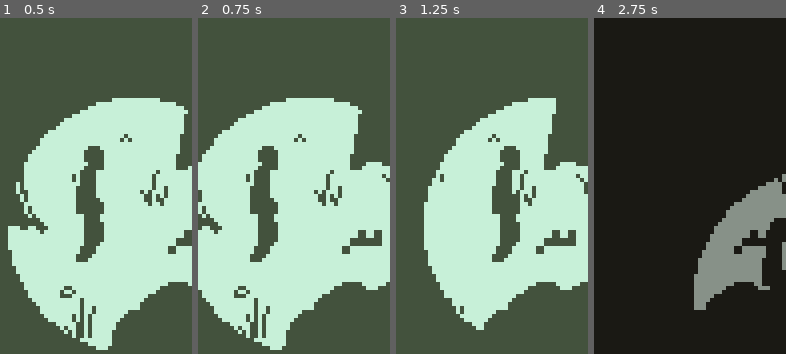
Above: before the commit, frames 1-4 (left to right).
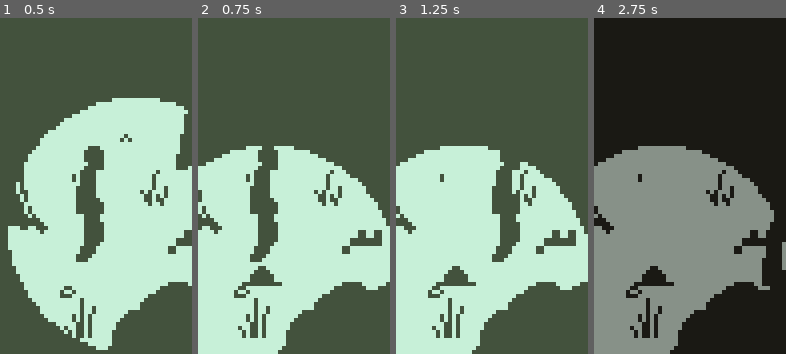
Above: after the commit, the same moments.

Repository: Multipixels/Nyctomorph
Game: Godot game, scene res://Scenes/TestEnvironment.tscn
Two runs of this game, one before a commit and one after it. Both use one fixed random seed, a clock stepped at 60 frames per second and the inputs below.
Inputs:
- Up to frame 1 (0.5 s): no input
- Up to frame 2 (0.75 s): hold D (move_right) from 0.53 s (still down); tap Q (consume) at 0.6 s
- Up to frame 3 (1.25 s): keep holding D (move_right); tap E (interact) at 0.8 s
- Up to frame 4 (2.75 s): release D (move_right) at 1.28 s; hold S (move_down) 1.28-2.03 s; tap E (interact) at 1.35, 2.3 s; tap Q (consume) at 1.55 s; hold D (move_right) from 2.03 s (still down); hold T (change_pallete) from 2.03 s (still down)

Frame 1 is identical in both runs. In frame 2, 16% of the frame differs, in the area x 0-100%, y 23-100%; in frame 3, 22%; in frame 4, 35%, in the area x 0-100%, y 38-100%.

Commit message:
Place fireplace, light torches

Diff:
--- a/Scenes/Player.tscn
+++ b/Scenes/Player.tscn
@@ -15,6 +15,9 @@
 
 [sub_resource type="RectangleShape2D" id=9]
 extents = Vector2( 9.5, 12.5 )
+
+[sub_resource type="RectangleShape2D" id=10]
+extents = Vector2( 7, 3 )
 
 [node name="Player" type="KinematicBody2D"]
 material = SubResource( 7 )
@@ -44,3 +47,9 @@
 [node name="CollisionShape" type="CollisionShape2D" parent="FireChecker"]
 position = Vector2( 0.5, -8.5 )
 shape = SubResource( 9 )
+
+[node name="PlaceFireChecker" type="Area2D" parent="."]
+
+[node name="CollisionShape" type="CollisionShape2D" parent="PlaceFireChecker"]
+position = Vector2( 0, 3 )
+shape = SubResource( 10 )
--- a/Scripts/Player.gd
+++ b/Scripts/Player.gd
@@ -19,18 +19,26 @@
 
 var current_twigs = 0;
 var max_twigs = 3;
-var is_holding_torch = false;
+
+var torch_time_remaining = 150;
 
 onready var twig_scene = load("res://Scenes/Twig.tscn")
+onready var campfire_scene = load("res://Scenes/Campfire.tscn")
 
 # Called every frame. 'delta' is the elapsed time since the previous frame.
 func _process(delta):
 	canMoveTimer -= delta;
+	torch_time_remaining -= delta;
 
 	playerSpeed = 24 - 3 * current_twigs;
 
 	if canMoveTimer <= 0:
 		canMove = true;
+
+	if torch_time_remaining > 0:
+		$TorchLight.show();
+	else:
+		$TorchLight.hide();
 
 func _physics_process(_delta):
 	motionHorizontal = int(Input.is_action_pressed("move_right")) - int(Input.is_action_pressed("move_left"));
@@ -47,32 +55,51 @@
 		move_and_slide(motion);
 
 	var last_collision = get_last_slide_collision();
-	if last_collision != null:
-		if Input.is_action_just_pressed("interact"):
+
+	######################################################################################
+
+	if Input.is_action_just_pressed("interact"):
+		var action = true;
+
+		if last_collision != null:
 			if last_collision.collider.is_in_group("Twig") and current_twigs < max_twigs:
+				action = false;
 				current_twigs += 1;
 				get_last_slide_collision().collider.queue_free();
 
+		if action and current_twigs > 0:
+			for body in $FireChecker.get_overlapping_bodies():
+				if body.is_in_group("Campfire"):
+					torch_time_remaining = 150;
+					current_twigs -= 1;
+					break;
+
 	if Input.is_action_just_pressed("consume"):
-		var action = false;
+		var action = true;
 
 		if current_twigs > 0:
 			for body in $FireChecker.get_overlapping_bodies():
 				if body.is_in_group("Campfire"):
-					action = true;
+					action = false;
 					body.add_fuel();
 					current_twigs -= 1;
 					break;
 
-		if !action and current_twigs > 0 and $TwigChecker.get_overlapping_bodies() == []:
+		if action and current_twigs > 0 and $TwigChecker.get_overlapping_bodies() == []:
+			action = false;
 			current_twigs -= 1;
 			var droppedTwig = twig_scene.instance();
 			get_parent().add_child(droppedTwig);
 			droppedTwig.global_position = Vector2(global_position.x, global_position.y+2);
 
+		if action and torch_time_remaining > 0 and current_twigs == 0 and $PlaceFireChecker.get_overlapping_bodies() == []:
+			var droppedCampfire = campfire_scene.instance();
+			get_parent().add_child(droppedCampfire);
+			droppedCampfire.global_position = Vector2(global_position.x, global_position.y+2);
+			droppedCampfire.time_remaining = droppedCampfire.time_per_level*3;
+			torch_time_remaining = 0;
 
-
-
+	######################################################################################
 
 	if position.x >= 0 and (position.x / 48 - current_frame >= 1.02 or position.x / 48 - current_frame <= -0.02):
 		current_frame = int(position.x) / 48;
Not shown: 1 places in Scenes/Player.tscn that only renumber resources
